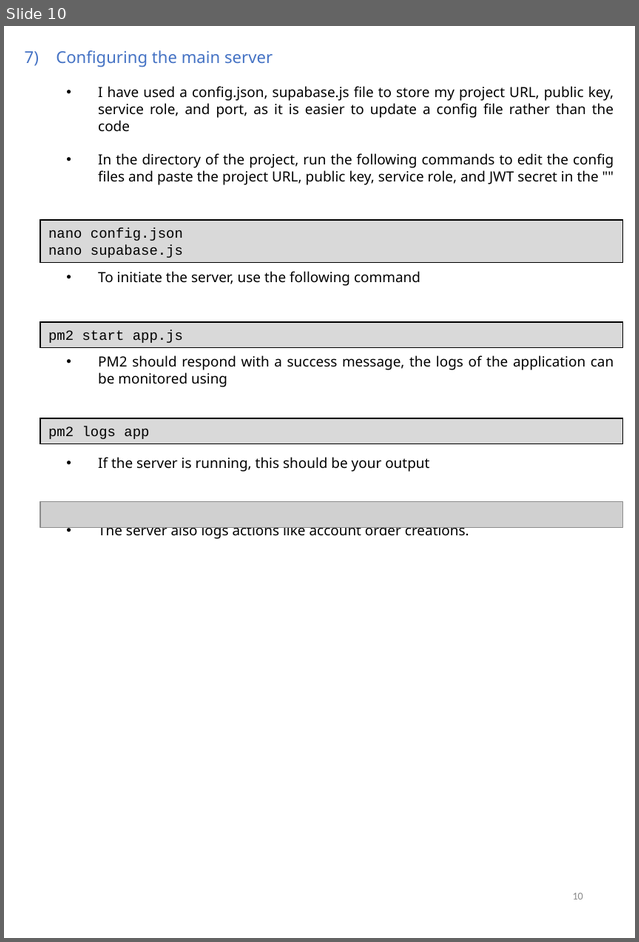
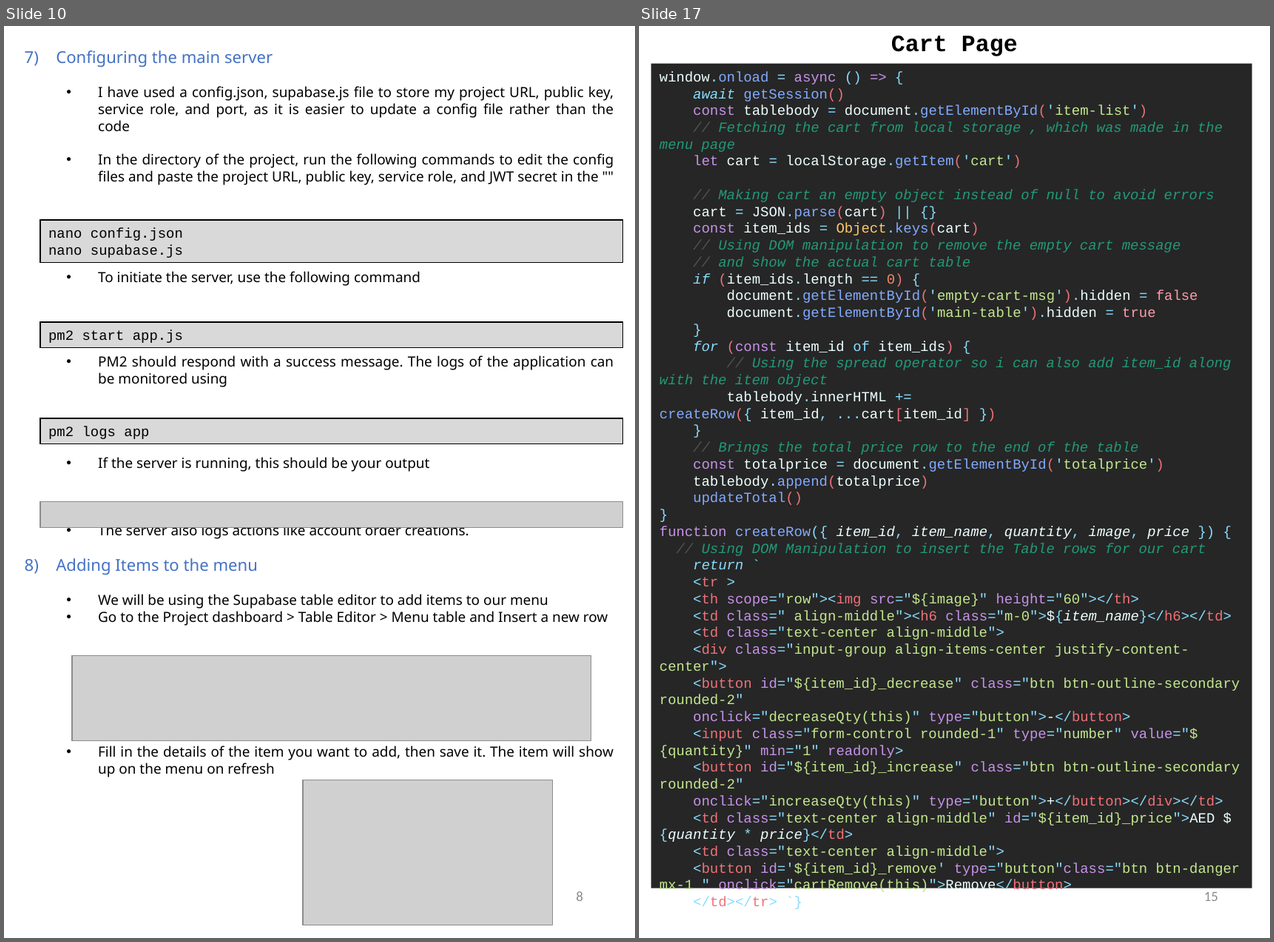
Before and after one commit to Agentgilspy/Food-Ordering-Website, a slide deck: ICT-171 Documentation.pptx. Shown side by side, each under a label of ours: slide 10 before the commit, slides 10 and 17 after it; the slides between them are not shown. The pictures are 639x942 and 1274x942 pixels, drawn with LibreOffice and Linux fonts; fonts in the diff are those of the drawing; grey boxes stand for pictures. Boxes give left, top, right and bottom in pixels: in the first picture for what was removed or moved away, otherwise in the second. Text is boxed around its words. In the diff, an @@ line names an element or a change of style, - is before the commit and + after.

Commit message:
Documentation and minor changes

```diff
--- a/ICT-171 Documentation.pptx
+++ b/ICT-171 Documentation.pptx
@@ slide 17 added at (x1=639, y1=26, x2=1270, y2=938), background #FFFFFF @@
@@ text added at (x1=891, y1=36, x2=1018, y2=56), 20 pt, text #000000, bold @@
+Cart Page
@@ rectangle added at (x1=651, y1=64, x2=1252, y2=888), fill #262626, 12 pt, text #C3E88D @@
+window.onload = async () => {
+await getSession()
+const tablebody = document.getElementById('item-list')
+// Fetching the cart from local storage , which was made in the menu page
+let cart = localStorage.getItem('cart')
+// Making cart an empty object instead of null to avoid errors
+cart = JSON.parse(cart) || {}
+const item_ids = Object.keys(cart)
+// Using DOM manipulation to remove the empty cart message
+// and show the actual cart table
+if (item_ids.length == 0) {
+document.getElementById('empty-cart-msg').hidden = false
+document.getElementById('main-table').hidden = true
+}
+for (const item_id of item_ids) {
+// Using the spread operator so i can also add item_id along with the item object
+tablebody.innerHTML += createRow({ item_id, ...cart[item_id] })
+}
+// Brings the total price row to the end of the table
+const totalprice = document.getElementById('totalprice')
+tablebody.append(totalprice)
+updateTotal()
+}
+function createRow({ item_id, item_name, quantity, image, price }) {
+// Using DOM Manipulation to insert the Table rows for our cart
+return `
+<tr >
+<th scope="row"><img src="${image}" height="60"></th>
+<td class=" align-middle"><h6 class="m-0">${item_name}</h6></td>
+<td class="text-center align-middle">
+<div class="input-group align-items-center justify-content-center">
+<button id="${item_id}_decrease" class="btn btn-outline-secondary rounded-2"
+onclick="decreaseQty(this)" type="button">-</button>
+<input class="form-control rounded-1" type="number" value="${quantity}" min="1" readonly>
+<button id="${item_id}_increase" class="btn btn-outline-secondary rounded-2"
+onclick="increaseQty(this)" type="button">+</button></div></td>
+<td class="text-center align-middle" id="${item_id}_price">AED ${quantity * price}</td>
+<td class="text-center align-middle">
+<button id='${item_id}_remove' type="button"class="btn btn-danger mx-1 " onclick="cartRemove(this)">Remove</button>
+</td></tr> `}
@@ text added at (x1=1204, y1=892, x2=1218, y2=901), 12 pt, text #8C8C8C @@
+15
@@ slide 10 changed as well @@
@@ text at (x1=98, y1=355, x2=614, y2=387): text changed @@
-  • PM2 should respond with a success message, the logs of the application can be monitored using
+  • PM2 should respond with a success message. The logs of the application can be monitored using
@@ text at (x1=56, y1=558, x2=614, y2=777): paragraphs added @@
+8) Adding Items to the menu
+  • We will be using the Supabase table editor to add items to our menu
+  • Go to the Project dashboard > Table Editor > Menu table and Insert a new row
+  • Fill in the details of the item you want to add, then save it. The item will show up on the menu on refresh
@@ picture added at (x1=72, y1=656, x2=592, y2=741) @@
@@ picture added at (x1=303, y1=780, x2=553, y2=925) @@
@@ text added at (x1=576, y1=891, x2=583, y2=901), 12 pt, text #8C8C8C @@
+8
@@ page number removed at (x1=573, y1=893, x2=583, y2=899) @@
-10
```
Also in this commit, not shown: 9 other slides changed, 15 other slides added, 7 other files.
